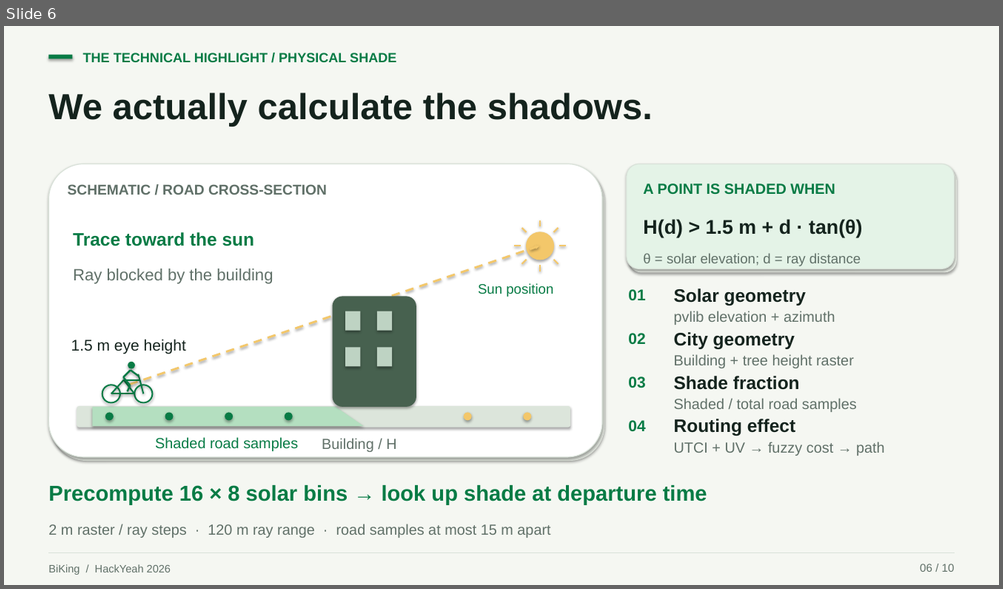
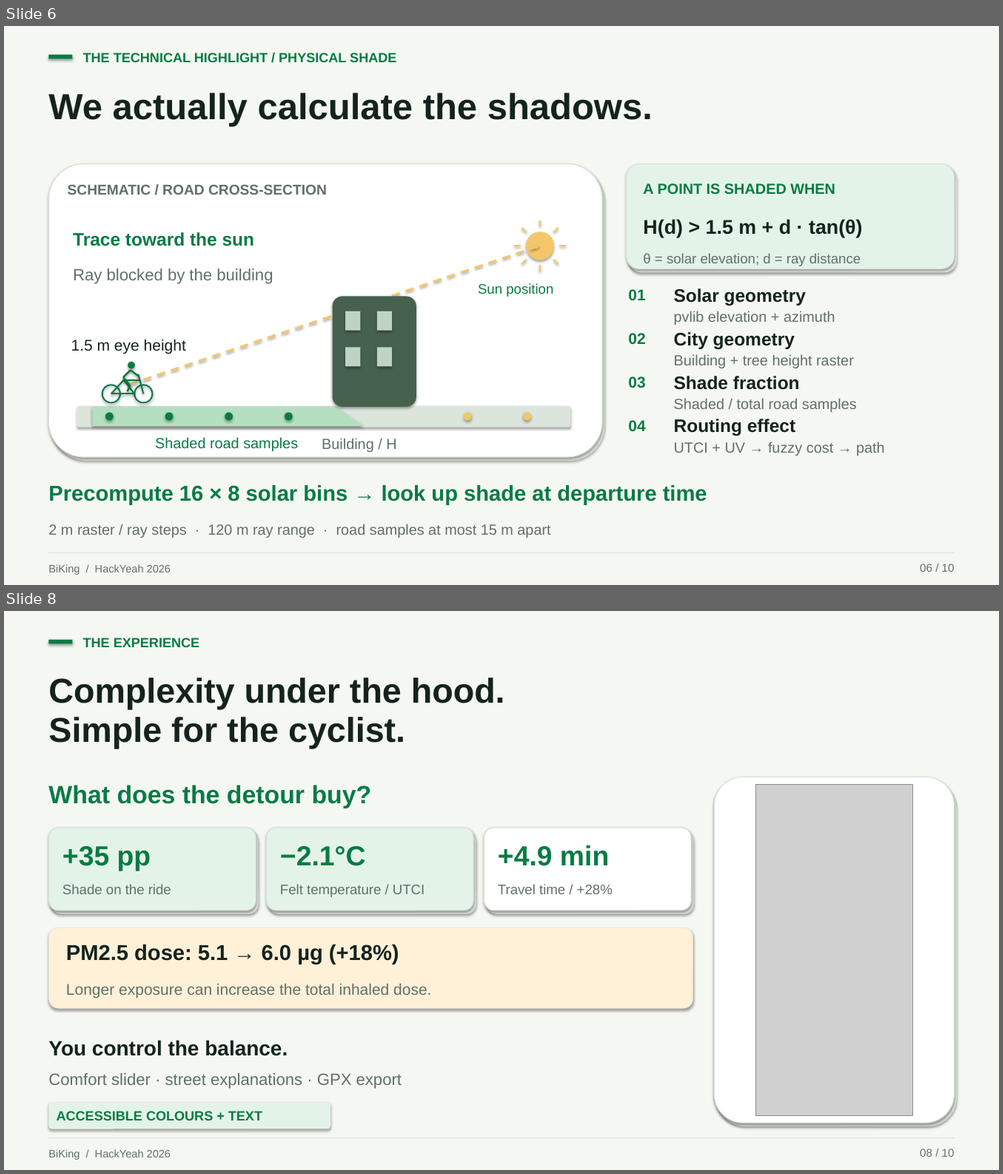
Before and after one commit to karabowiczjakub/larpathon, a slide deck: presentation/BiKing_HackYeah.pptx. Shown one above the other, each under a label of ours: slide 6 before the commit, slides 6 and 8 after it; the slides between them are not shown. The pictures are 1003x589 and 1003x1174 pixels, drawn with LibreOffice and Linux fonts; fonts in the diff are those of the drawing; grey boxes stand for pictures. Boxes give left, top, right and bottom in pixels: in the first picture for what was removed or moved away, otherwise in the second. Text is boxed around its words. In the diff, an @@ line names an element or a change of style, - is before the commit and + after.

```diff
--- a/presentation/BiKing_HackYeah.pptx
+++ b/presentation/BiKing_HackYeah.pptx
@@ slide 8 added at box(4, 611, 999, 1170), background #F5F7F2 @@
@@ rectangle added at box(48, 640, 72, 644), fill #087B45 @@
@@ text added at box(83, 638, 199, 647), 15.5 pt, text #087B45, bold @@
+THE EXPERIENCE
@@ text added at box(48, 678, 505, 749), 40 pt, text #14231D, bold @@
+Complexity under the hood.
+Simple for the cyclist.
@@ text added at box(48, 785, 372, 809), 29 pt, text #087B45, bold @@
+What does the detour buy?
@@ rounded rectangle added at box(714, 777, 954, 1123), fill #FFFFFF, outline #D9E2D9 1 pt @@
@@ rounded rectangle added at box(717, 780, 956, 1127), fill #E9EEE6 @@
@@ picture added at box(756, 784, 912, 1116) @@
@@ rounded rectangle added at box(48, 828, 256, 911), fill #E4F3E7, outline #D9E2D9 1 pt @@
@@ rounded rectangle added at box(51, 832, 259, 914), fill #E9EEE6 @@
@@ rounded rectangle added at box(266, 828, 473, 911), fill #E4F3E7, outline #D9E2D9 1 pt @@
@@ rounded rectangle added at box(269, 832, 476, 914), fill #E9EEE6 @@
@@ rounded rectangle added at box(484, 828, 691, 911), fill #FFFFFF, outline #D9E2D9 1 pt @@
@@ rounded rectangle added at box(486, 832, 694, 914), fill #E9EEE6 @@
@@ text added at box(62, 846, 151, 871), 32 pt, text #087B45, bold @@
++35 pp
@@ text added at box(280, 846, 366, 866), 32 pt, text #087B45, bold @@
+−2.1°C
@@ text added at box(498, 846, 609, 866), 32 pt, text #087B45, bold @@
++4.9 min
@@ text added at box(62, 884, 171, 894), 16 pt, text #607068 @@
+Shade on the ride
@@ text added at box(280, 884, 424, 897), 16 pt, text #607068 @@
+Felt temperature / UTCI
@@ text added at box(498, 884, 612, 894), 16 pt, text #607068 @@
+Travel time / +28%
@@ rounded rectangle added at box(48, 928, 693, 1009), fill #FFF0D8 @@
@@ text added at box(66, 945, 399, 965), 25 pt, text #14231D, bold @@
+PM2.5 dose: 5.1 → 6.0 µg (+18%)
@@ text added at box(66, 984, 431, 999), 18 pt, text #607068 @@
+Longer exposure can increase the total inhaled dose.
@@ text added at box(48, 1040, 287, 1056), 24 pt, text #14231D, bold @@
+You control the balance.
@@ text added at box(48, 1073, 401, 1089), 19 pt, text #607068 @@
+Comfort slider · street explanations · GPX export
@@ rounded rectangle added at box(48, 1102, 330, 1130), fill #E4F3E7 @@
@@ text added at box(57, 1111, 262, 1121), 15.5 pt, text #087B45, bold @@
+ACCESSIBLE COLOURS + TEXT
@@ line added from (48, 1138) to (954, 1138), #D9E2D9 0.8 pt @@
@@ text added at box(48, 1150, 170, 1160), 12.5 pt, text #607068 @@
+BiKing / HackYeah 2026
@@ text added at box(919, 1149, 954, 1157), 13 pt, text #607068 @@
+08 / 10
```
Also in this commit, not shown: 3 slides changed, 1 slide removed, 13 other files.
